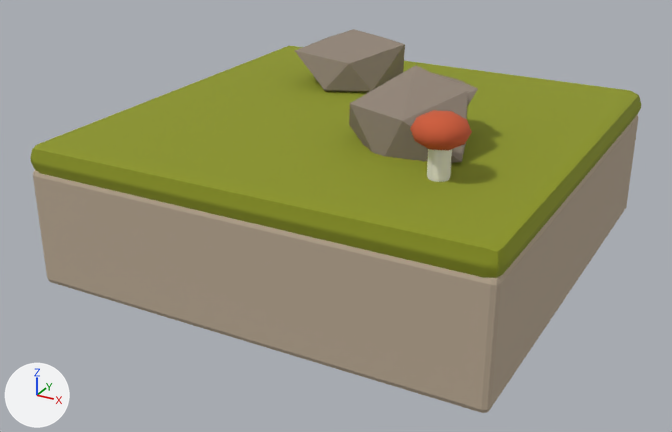
Before and after pictures for a commit that changed the glTF model assets/3d/final/tile_stone_mossy.glb.
One viewpoint serves both versions: a 50 mm camera at (1.8, -3.51, 1.25) aimed at (-0.04, -0.16, -0.42). Arrows for +X, +Y and +Z are at lower left; the lights stay in place. The older version comes first. Vertices at exactly the same position are counted once.

In view in the first picture: 'sm_body', 'sm_cap', 'sm_r0', 'sm_r1', 'sm_r2', 'smm_cap', 'smm_stem'.
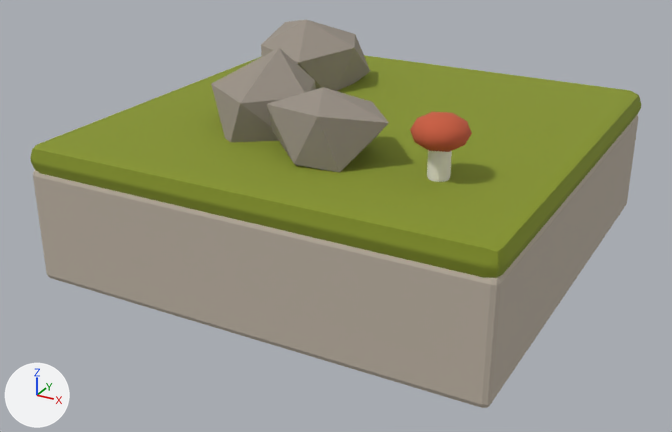
Where the newer file only moved an object's origin or applied its transform, the numbers keep the older frame.

Boxes [x1, y1, x2, y2] around the edits, measured in the pictures (672 x 432 px; the box of a moved part takes in the faces that stretch with it):
'sm_body', rescaled: before [33, 114, 638, 413]; after [33, 114, 638, 408]
'sm_r2', reshaped: before [295, 29, 405, 93]; after [266, 87, 389, 172]
'sm_r0', reshaped: before [349, 65, 468, 163]; after [261, 19, 370, 91]
'sm_r1', reshaped: before [433, 73, 478, 106]; after [211, 48, 316, 142]
part 1 of me_cube_044, moved or reshaped: before [33, 175, 627, 413]; after [33, 175, 627, 408]

The change, as a list of edits to the scene's bpy script:
```text
Change me_cube_044:
    used by ob_sm_body; location = (0.0, 0.0, 0.0)
    remove me_cube_044.from_pydata(...)  # 56 vertices, 108 faces; spans x -1.0..1.0, y -1.0..1.0, z -0.62..-0.1
    add me_cube_044.from_pydata(...)  # 56 vertices, 108 faces; spans x -1.0..1.0, y -1.0..1.0, z -0.6..-0.1
    me_cube_044 part 1: the whole mesh is moved by (0.0, 0.0, 0.01)
Change me_icosphere_073:
    used by ob_sm_r0; location = (0.0, 0.0, 0.0)
    remove me_icosphere_073.from_pydata(...)  # 12 vertices, 20 faces; spans x 0.09..0.627, y -0.454..-0.008, z -0.086..0.316
    add me_icosphere_073.from_pydata(...)  # 12 vertices, 20 faces; spans x -0.712..-0.219, y 0.052..0.57, z -0.127..0.317
    me_icosphere_073 part 2: 12 of 12 vertices moved; they spanned x 0.09..0.627, y -0.454..-0.008, z -0.086..0.316 and now span x -0.712..-0.219, y 0.052..0.57, z -0.127..0.317; mean shift (-0.814, 0.588, 0.007)
Change me_icosphere_074:
    used by ob_sm_r1; location = (0.0, 0.0, 0.0)
    remove me_icosphere_074.from_pydata(...)  # 12 vertices, 20 faces; spans x 0.152..0.564, y -0.299..0.061, z -0.059..0.265
    add me_icosphere_074.from_pydata(...)  # 12 vertices, 20 faces; spans x -0.54..-0.051, y -0.591..-0.125, z -0.053..0.335
    me_icosphere_074 part 3: 12 of 12 vertices moved; they spanned x 0.152..0.564, y -0.299..0.061, z -0.059..0.265 and now span x -0.54..-0.051, y -0.591..-0.125, z -0.053..0.335; mean shift (-0.602, -0.233, 0.002)
Change me_icosphere_075:
    used by ob_sm_r2; location = (0.0, 0.0, 0.0)
    remove me_icosphere_075.from_pydata(...)  # 12 vertices, 20 faces; spans x -0.522..0.008, y 0.215..0.65, z -0.138..0.262
    add me_icosphere_075.from_pydata(...)  # 12 vertices, 20 faces; spans x -0.144..0.393, y -0.72..-0.293, z -0.085..0.261
    me_icosphere_075 part 4: 12 of 12 vertices moved; they spanned x -0.522..0.008, y 0.215..0.65, z -0.138..0.262 and now span x -0.144..0.393, y -0.72..-0.293, z -0.085..0.261; mean shift (0.387, -0.951, 0.007)
```
